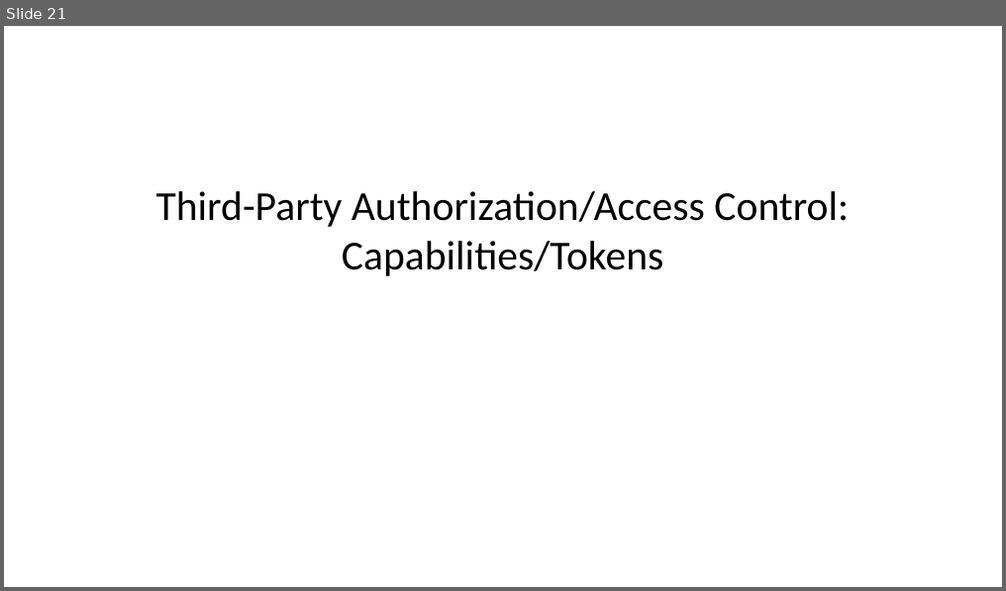
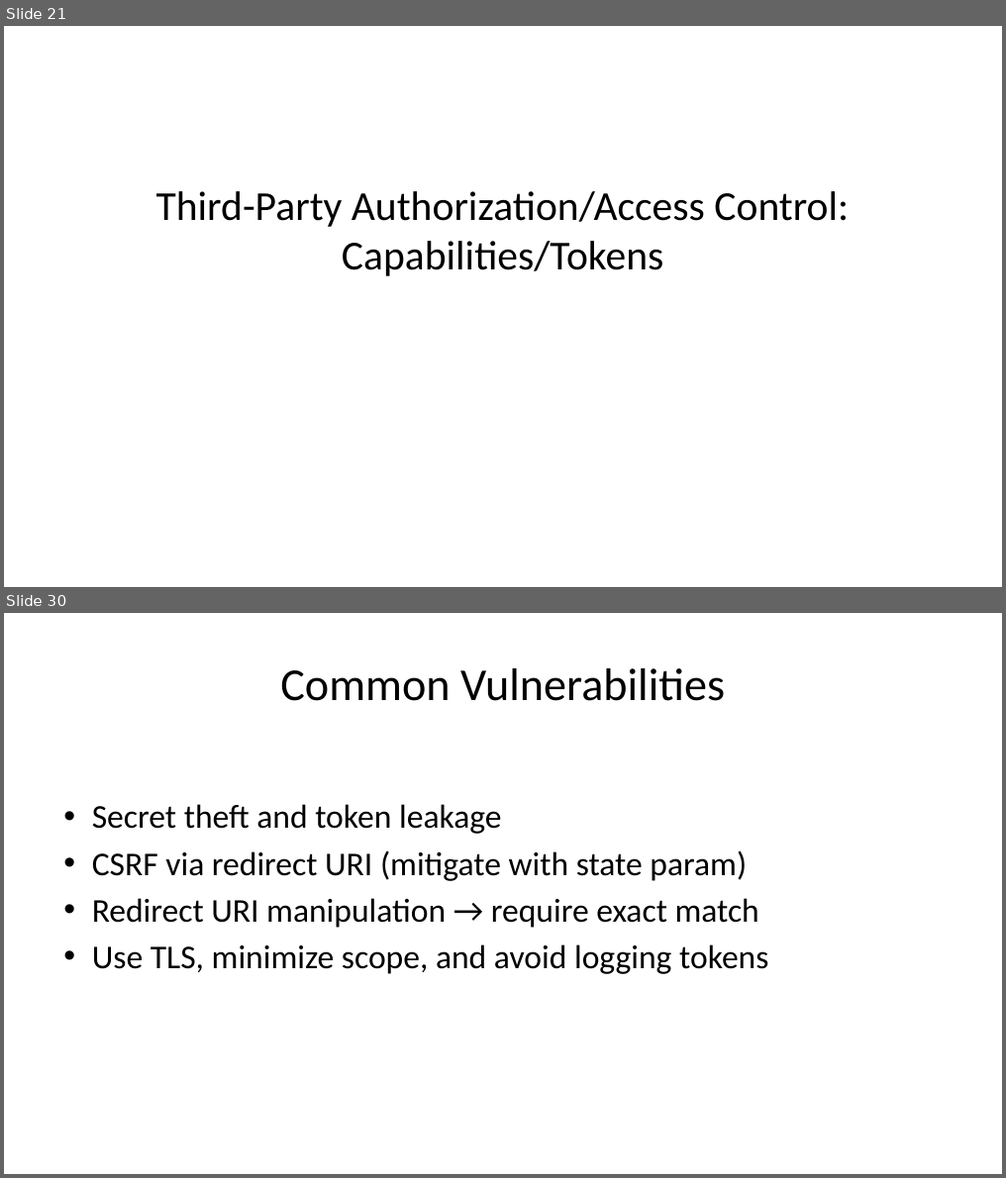
Before and after one commit to noise-lab/security-course, a slide deck: docs/slides/04-Authenticaation.pptx. Shown one above the other, each under a label of ours: slide 21 before the commit, slides 21 and 30 after it; the slides between them are not shown. The pictures are 1006x591 and 1006x1178 pixels, drawn with LibreOffice and Linux fonts; fonts in the diff are those of the drawing. Boxes give left, top, right and bottom in pixels: in the first picture for what was removed or moved away, otherwise in the second. Text is boxed around its words. In the diff, an @@ line names an element or a change of style, - is before the commit and + after.

```diff
--- a/docs/slides/04-Authenticaation.pptx
+++ b/docs/slides/04-Authenticaation.pptx
@@ slide 30 added at (x1=4, y1=613, x2=1002, y2=1174), background #FFFFFF @@
@@ title added at (x1=280, y1=668, x2=725, y2=701), 33 pt, text #000000 @@
+Common Vulnerabilities
@@ text added at (x1=92, y1=804, x2=768, y2=974), 24 pt, text #000000 @@
+• Secret theft and token leakage
+• CSRF via redirect URI (mitigate with state param)
+• Redirect URI manipulation → require exact match
+• Use TLS, minimize scope, and avoid logging tokens
```
Also in this commit, not shown: 9 other slides added, 1 other file.
